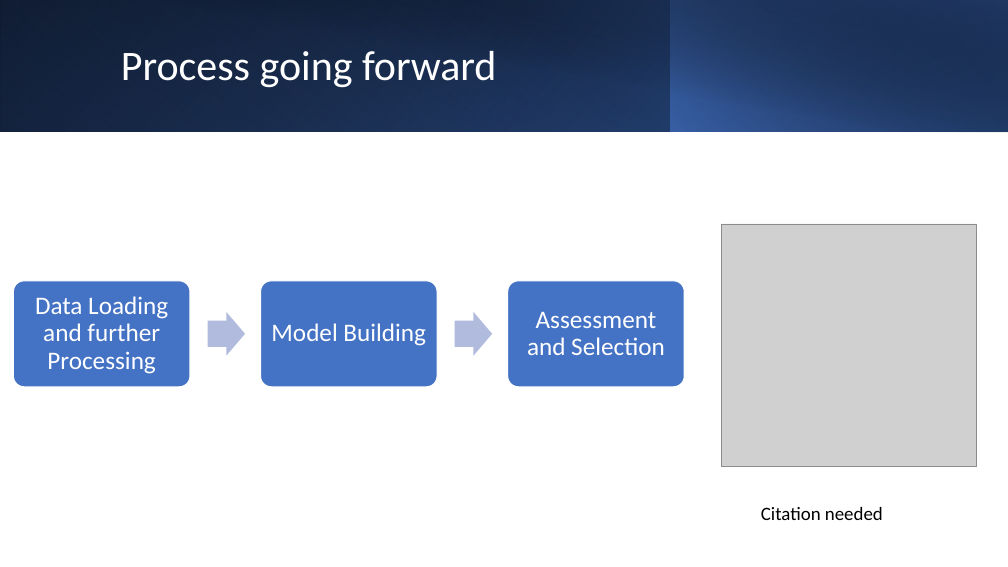
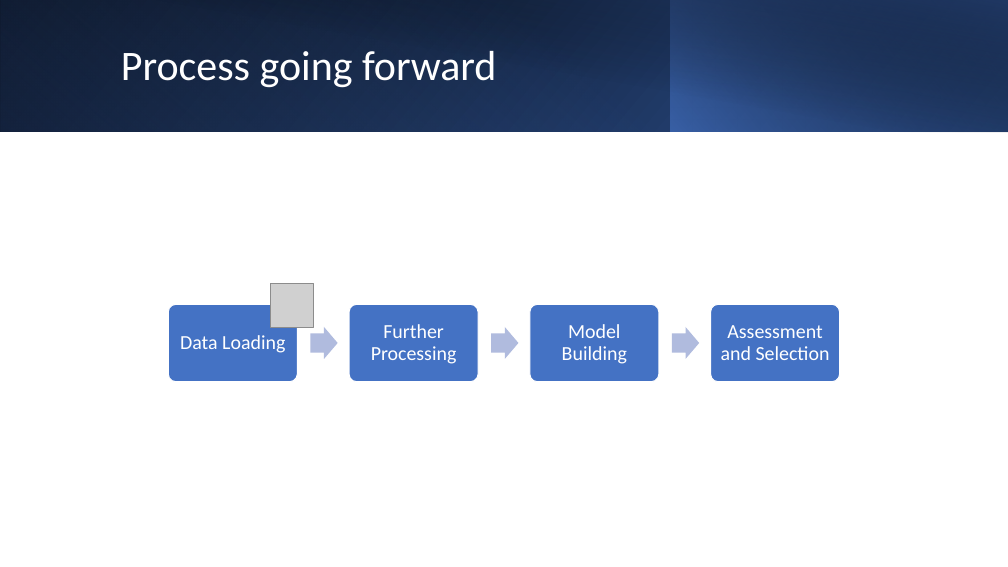
Before and after one commit to Entspannter/CrispCerebella, a slide deck: slide 5 of Presentations/Meeting 24_07_2021 Presentation.pptx (slide 4 before the commit). Drawn at 1008x567 pixels with LibreOffice and Linux fonts; fonts in the diff are those of the drawing; grey boxes stand for pictures. Boxes give left, top, right and bottom in pixels: in the first picture for what was removed or moved away, otherwise in the second. Text is boxed around its words. In the diff, an @@ line names an element or a change of style, - is before the commit and + after.

```diff
--- a/Presentations/Meeting 24_07_2021 Presentation.pptx
+++ b/Presentations/Meeting 24_07_2021 Presentation.pptx
@@ picture removed at (x1=722, y1=224, x2=977, y2=467) @@
@@ picture added at (x1=271, y1=284, x2=315, y2=327) @@
@@ rounded rectangle resized from (x1=14, y1=281, x2=191, y2=386) to (x1=169, y1=304, x2=298, y2=381) @@
@@ right arrow resized from (x1=208, y1=312, x2=246, y2=356) to (x1=310, y1=327, x2=337, y2=359) @@
@@ rounded rectangle resized from (x1=261, y1=281, x2=438, y2=386) to (x1=349, y1=304, x2=479, y2=381) @@
@@ text added at (x1=371, y1=324, x2=457, y2=364), 19 pt, text #FFFFFF @@
+Further Processing
@@ right arrow resized from (x1=455, y1=312, x2=493, y2=356) to (x1=492, y1=327, x2=519, y2=359) @@
@@ rounded rectangle resized from (x1=508, y1=281, x2=685, y2=386) to (x1=530, y1=304, x2=659, y2=381) @@
@@ text "Model Building" at (x1=562, y1=324, x2=627, y2=364): size 24 to 19 pt; less space between paragraphs @@
@@ text "Model Building" moved from (x1=271, y1=323, x2=426, y2=346) to (x1=562, y1=324, x2=627, y2=364) @@
@@ right arrow added at (x1=672, y1=327, x2=699, y2=359), fill #B0BCDE @@
@@ rounded rectangle added at (x1=711, y1=304, x2=840, y2=381), fill #4472C4, outline #FFFFFF 1 pt @@
@@ text "Assessment and Selection" moved from (x1=527, y1=312, x2=665, y2=355) to (x1=721, y1=325, x2=830, y2=360) @@
@@ text "Assessment and Selection" at (x1=721, y1=325, x2=830, y2=360): size 24 to 19 pt; less space between paragraphs @@
@@ text at (x1=180, y1=335, x2=285, y2=353): text changed; size 24 to 19 pt @@
-Data Loading and further Processing
+Data Loading
@@ text removed at (x1=761, y1=507, x2=883, y2=520) @@
-Citation needed
```
Also in this commit, not shown: 3 other slides changed, 1 slide added.
